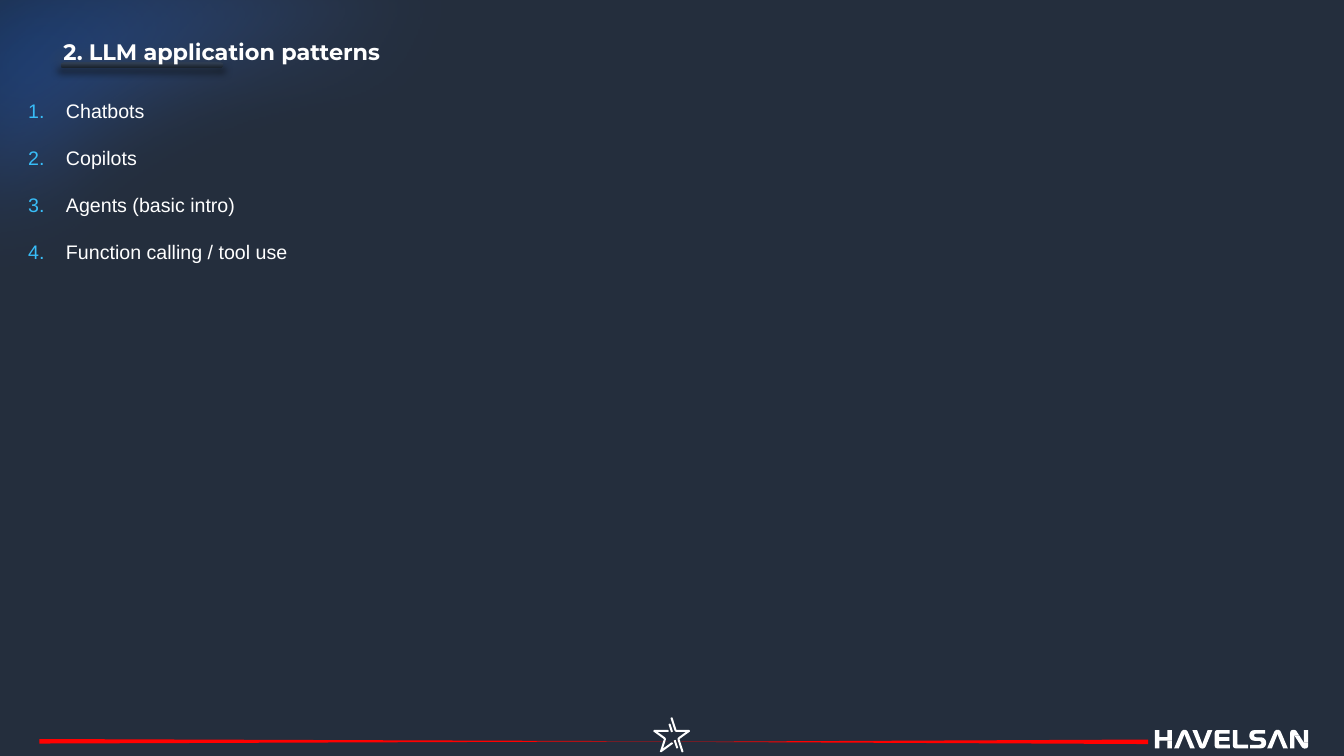
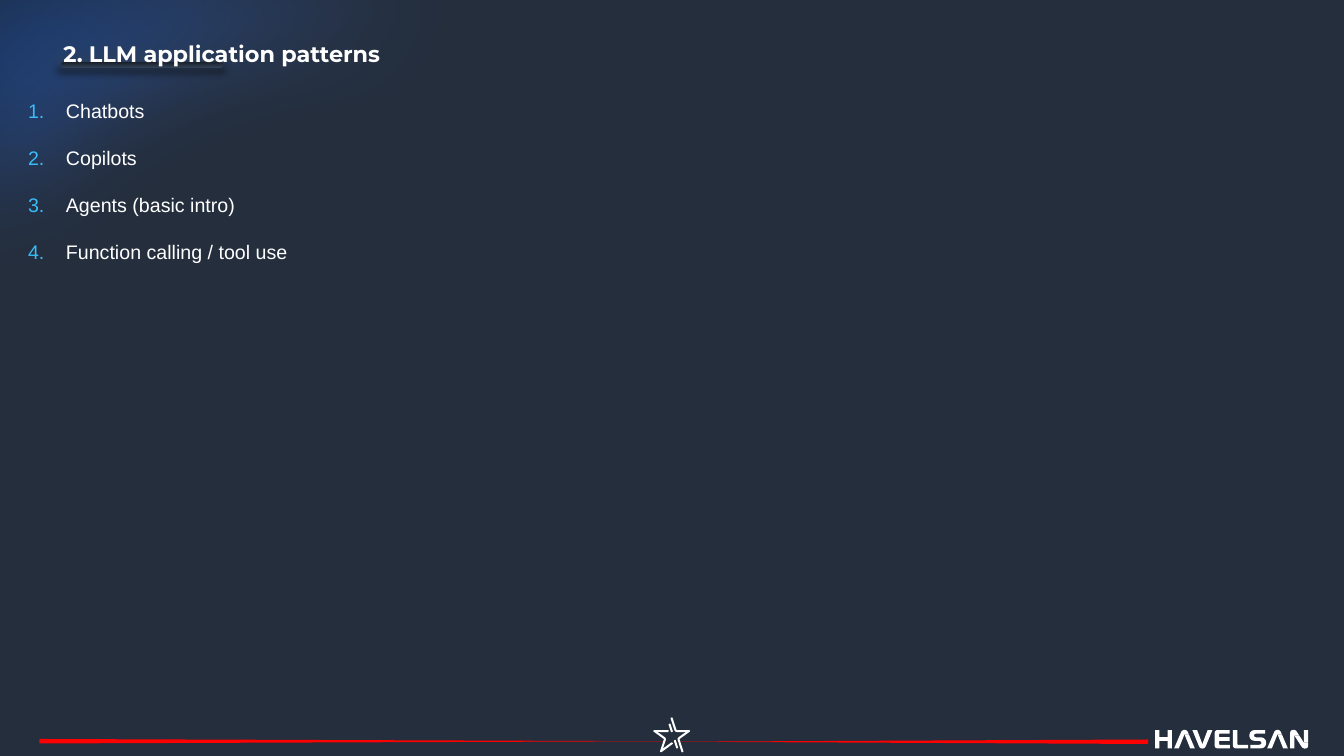
Before and after one commit to havelsan/YZ_EGITIM, a slide deck: slide 6 of presentations/03.Day_3_—_Building_AI_Systems_Production_Real_Use_Case.pptx. Drawn at 1344x756 pixels with LibreOffice and Linux fonts; fonts in the diff are those of the drawing. Boxes give left, top, right and bottom in pixels: in the first picture for what was removed or moved away, otherwise in the second. Text is boxed around its words. In the diff, an @@ line names an element or a change of style, - is before the commit and + after.

```diff
--- a/presentations/03.Day_3_—_Building_AI_Systems_Production_Real_Use_Case.pptx
+++ b/presentations/03.Day_3_—_Building_AI_Systems_Production_Real_Use_Case.pptx
@@ freeform shape at box(0, 0, 1149, 588): outline redrawn @@
@@ text "2. LLM application patterns" at box(63, 44, 380, 67): line spacing 0.8 to 0.9 @@
@@ freeform shape at box(1155, 730, 1309, 749): outline redrawn @@
```
Also in this commit, not shown: 11 other slides changed, 1 slide added, 1 slide removed, 6 other files.
